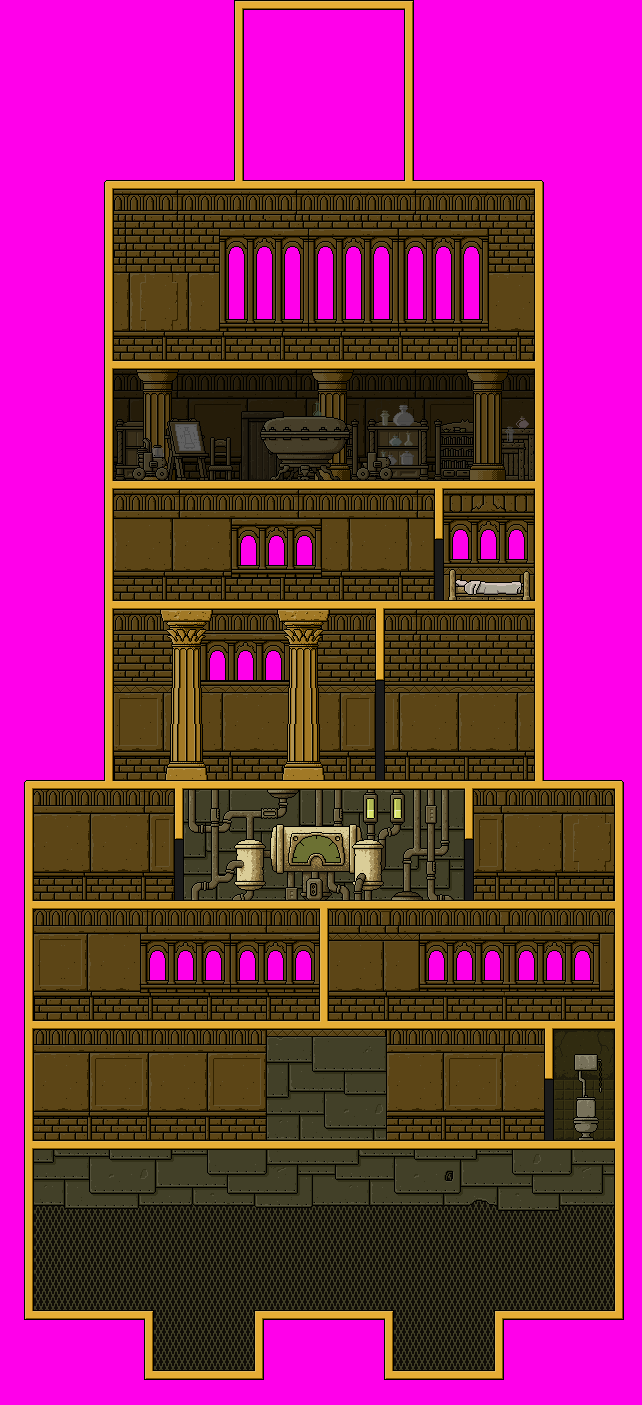
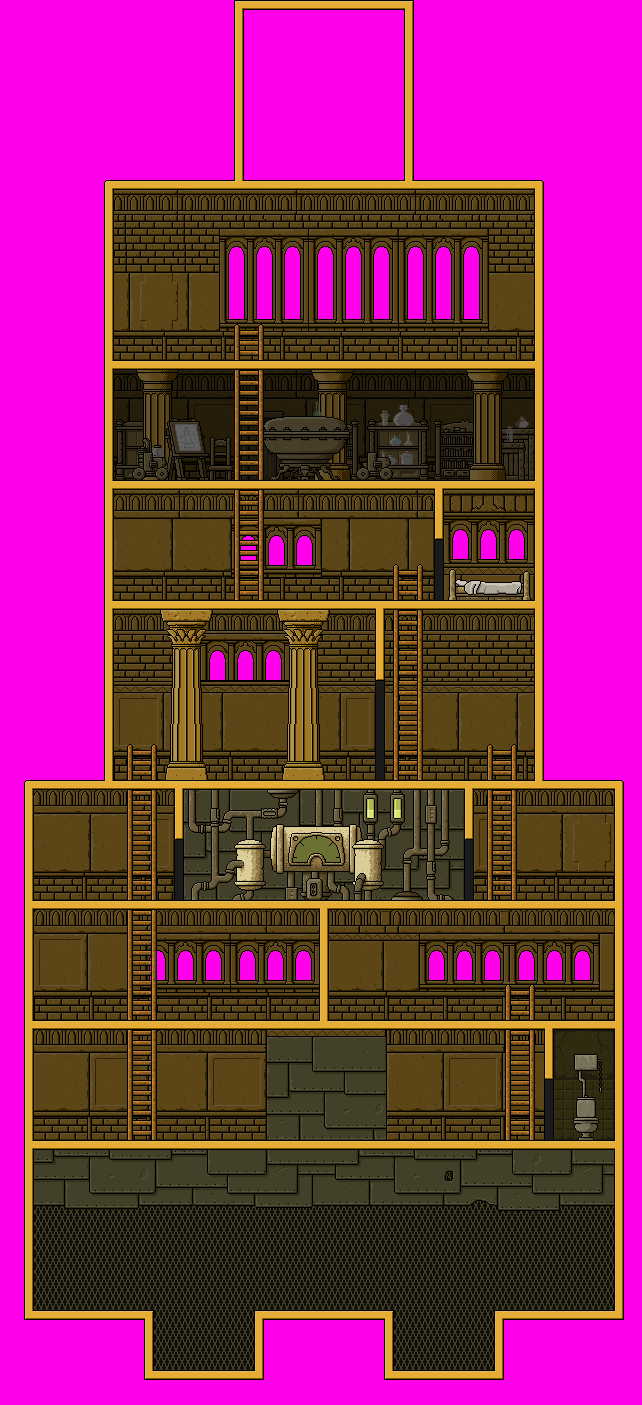
Layer changes from the first 642px x 1405px image to the second:
added layer "échelles" above "Laboratoire" over [127, 324, 535, 1140]
